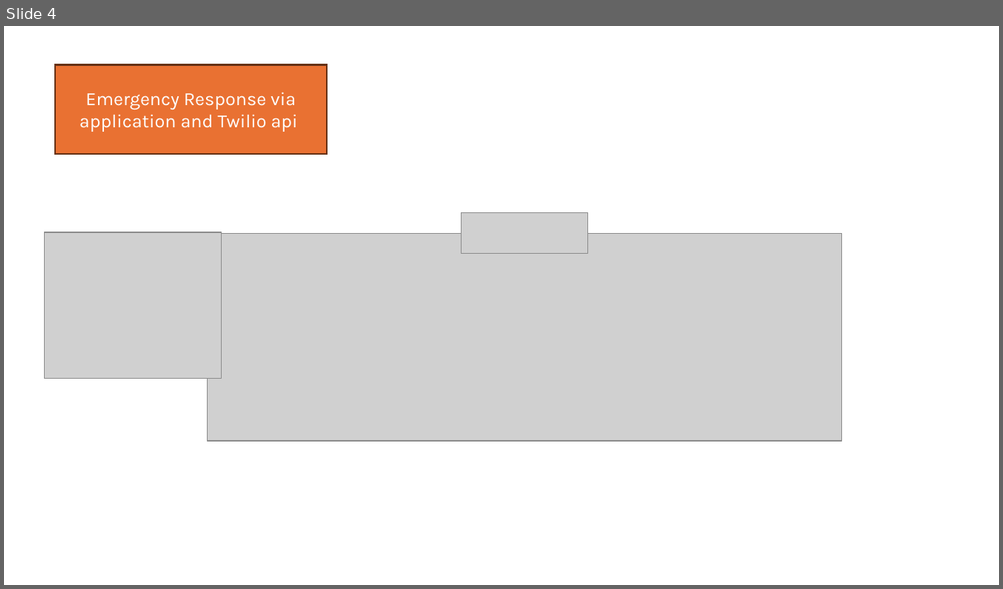
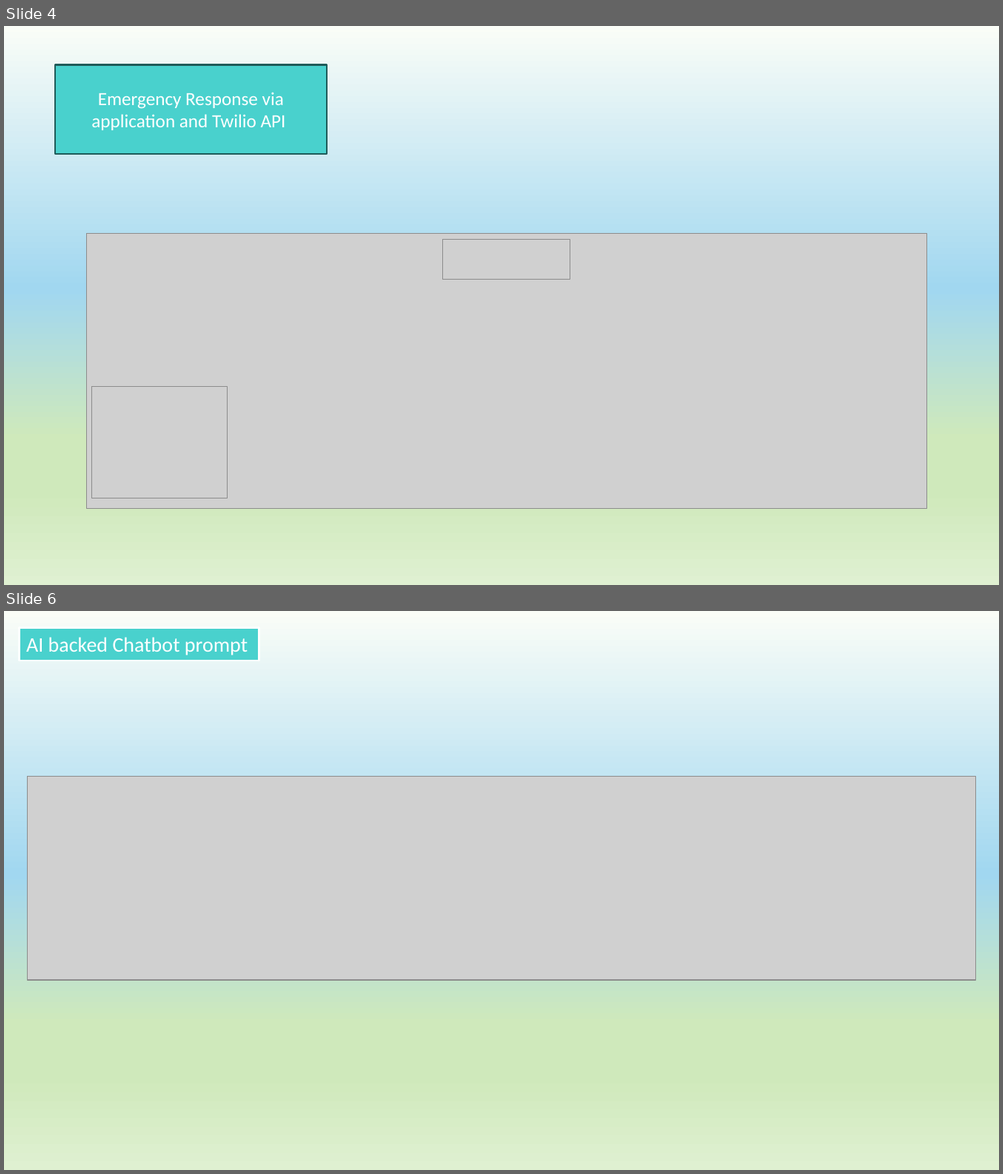
Before and after one commit to isouravsharma/QDA, a slide deck: AI_TEST/Presentation1.pptx. Shown one above the other, each under a label of ours: slide 4 before the commit, slides 4 and 6 after it; the slides between them are not shown. The pictures are 1003x589 and 1003x1174 pixels, drawn with LibreOffice and Linux fonts; fonts in the diff are those of the drawing; grey boxes stand for pictures; background and template pictures are left out. Boxes give left, top, right and bottom in pixels: in the first picture for what was removed or moved away, otherwise in the second. Text is boxed around its words. In the diff, an @@ line names an element or a change of style, - is before the commit and + after.

```diff
--- a/AI_TEST/Presentation1.pptx
+++ b/AI_TEST/Presentation1.pptx
@@ slide 6 added at <box>4,611,999,1170</box>, background picture (left out) @@
@@ rectangle added at <box>19,628,259,661</box>, fill #49D1CD, outline #FFFFFF 2 pt, 20 pt, text #FFFFFF @@
+AI backed Chatbot prompt
@@ picture added at <box>27,777,976,980</box> @@
@@ slide 4 changed as well @@
@@ background #FFFFFF to picture (left out) @@
@@ rectangle "Emergency Response via application and ..." at <box>56,64,327,154</box>: fill #E97132 to #49D1CD; outline #663216 1.5 pt to #205C5A 1.5 pt @@
@@ text in rectangle at <box>91,92,286,130</box>: text changed; font Karla to Calibri @@
-Emergency Response via application and Twilio api
+Emergency Response via application and Twilio API
@@ picture: place and size @@
-picture at <box>208,233,842,442</box>
+picture at <box>86,233,926,508</box>
@@ picture: place and size @@
-picture at <box>461,213,588,254</box>
+picture at <box>443,239,569,280</box>
@@ picture: place and size @@
-picture at <box>44,232,221,379</box>
+picture at <box>92,387,227,499</box>
```
Also in this commit, not shown: 3 other slides changed, 1 other slide added, 8 other files.
